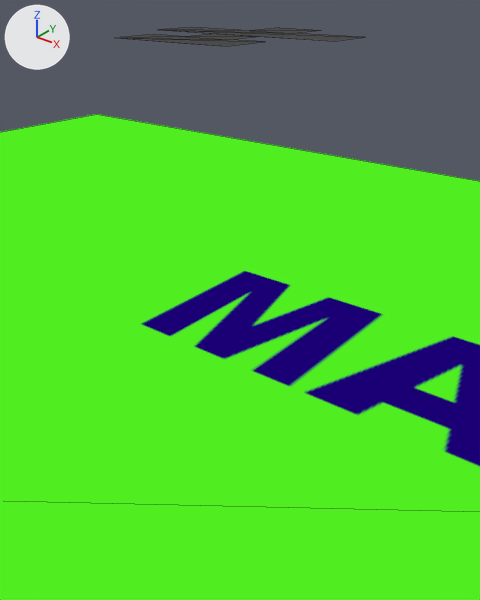
The glTF model b55/garmin-gns-530.glb as it was, and as the next commit left it.
Before and after are seen from a camera (50 mm lens) standing at (0.00935, -0.01144, 0.01378) and looking at (-0.00006, 0.00031, 0.00649). Every picture has the same lights, and +X, +Y and +Z are marked at upper left. Mesh edges are drawn as thin lines. Where no turn or scale is listed for an object, it has been applied to the vertices.

In view in the first picture: 'Plane', 'rect1'.
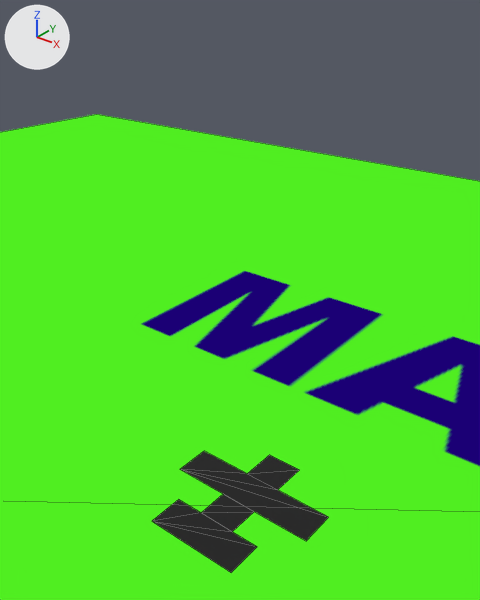
Pixel boxes (x1, y1, x2, y2) of what changed, in the pictures (480 x 600 px):
'rect1', moved: before (118, 27, 363, 46); after (152, 451, 328, 572)

Edits to the bpy script that builds the scene:
```text
Change ob_rect1:
    ob_rect1.location: (0.0, 0.0, 0.0127) -> (0.0, 0.0, 0.00001)
```
